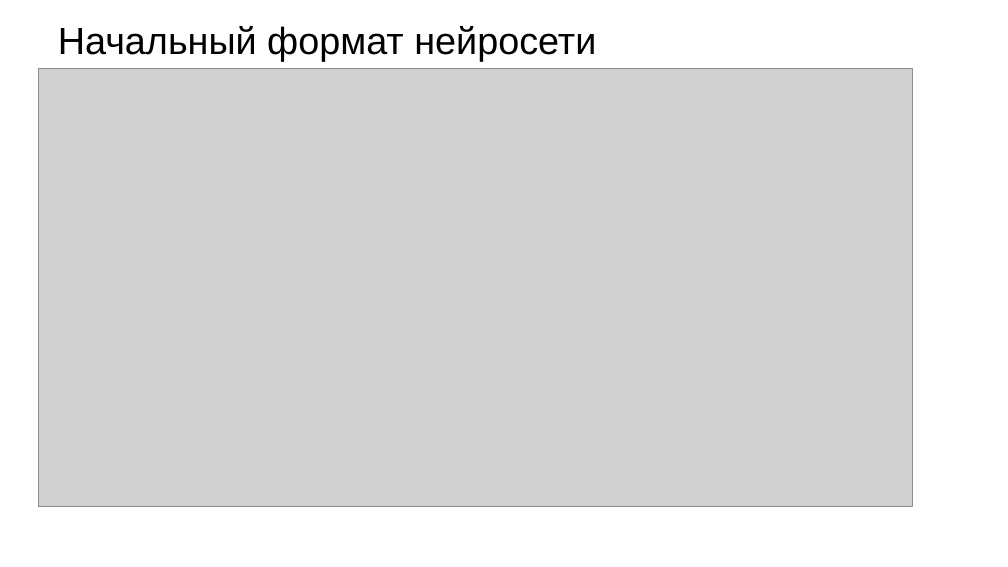
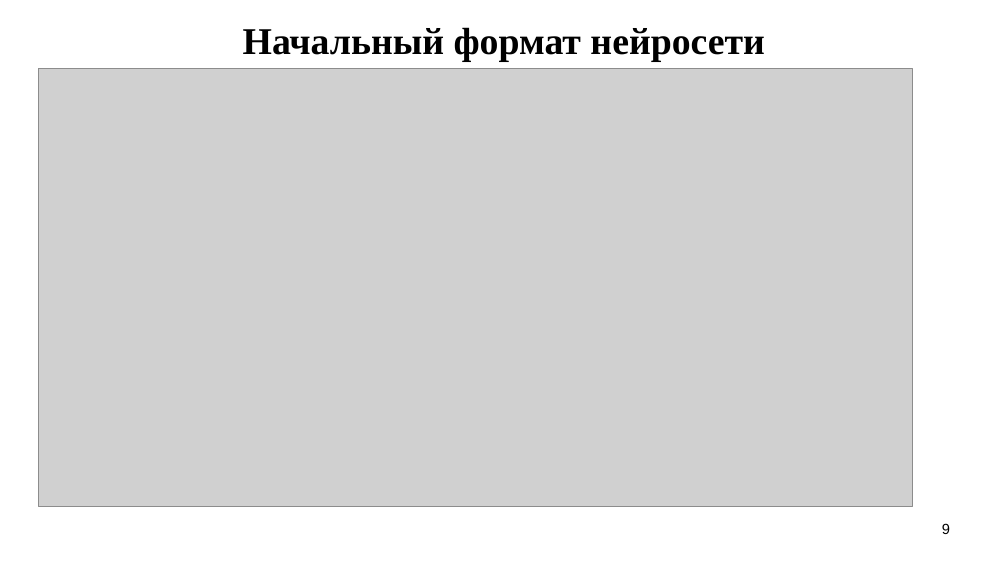
Before and after one commit to Dima3108/LaserScanningRecognition, a slide deck: slide 9 of Нейросеть для классификации облака точек.pptx (slide 7 before the commit). Drawn at 1008x567 pixels with LibreOffice and Linux fonts; fonts in the diff are those of the drawing; grey boxes stand for pictures; background and template pictures are left out. Boxes give left, top, right and bottom in pixels: in the first picture for what was removed or moved away, otherwise in the second. Text is boxed around its words. In the diff, an @@ line names an element or a change of style, - is before the commit and + after.

```diff
--- a/Нейросеть для классификации облака точек.pptx
+++ b/Нейросеть для классификации облака точек.pptx
@@ title "Начальный формат нейросети" at bbox=[243, 27, 764, 62]: font Arial to Times New Roman, bold on; alignment left to centre @@
@@ page number added at bbox=[942, 523, 950, 534], 14 pt, text #000000 @@
+9
```
Also in this commit, not shown: 6 other slides changed, 4 slides added, 1 other file.
